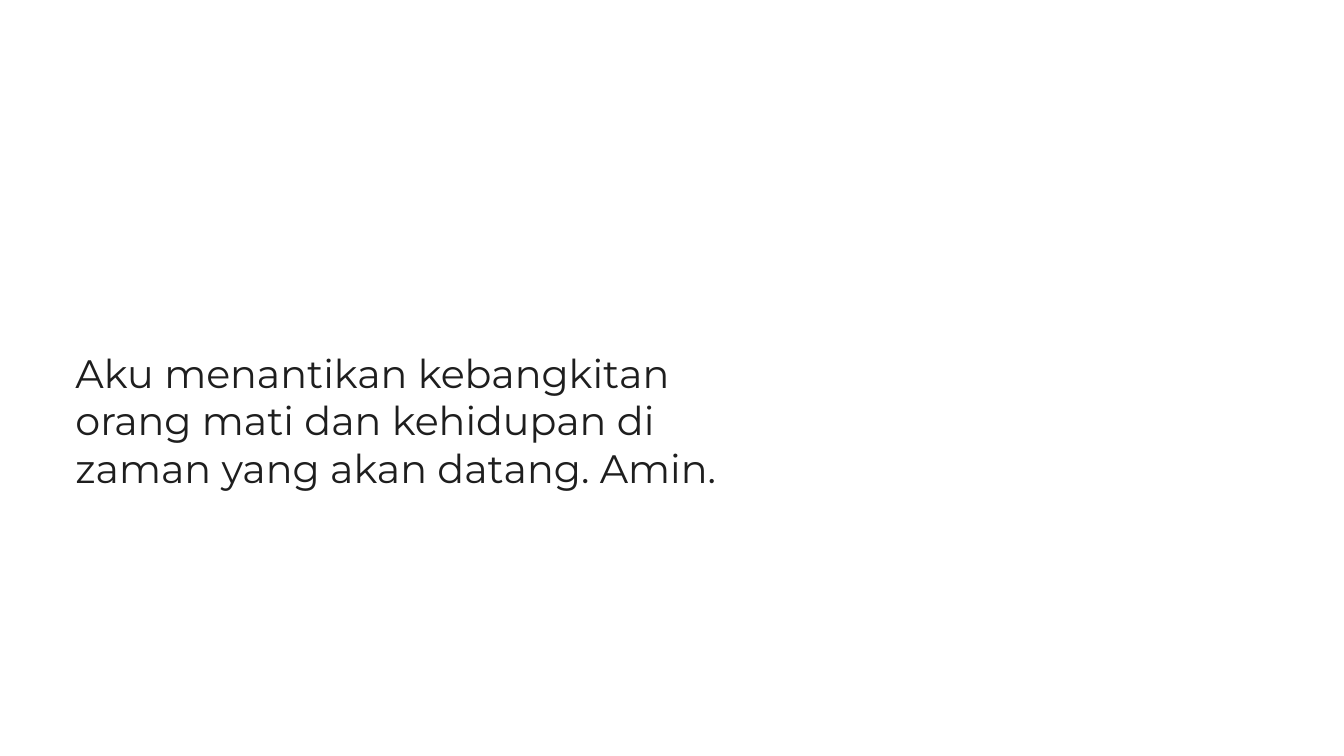
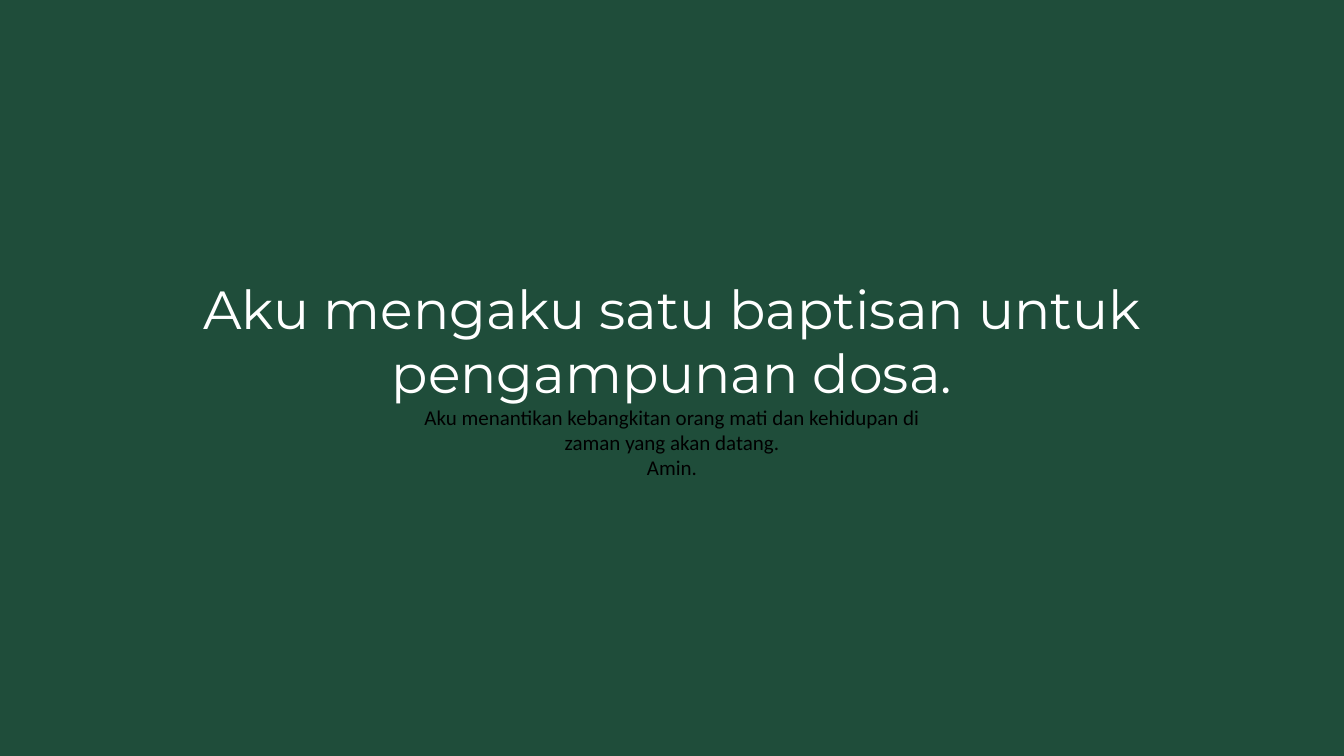
Before and after one commit to jksn23/slide-generator, a slide deck: slide 48 of Ibadah v2.pptx (slide 56 before the commit). Drawn at 1344x756 pixels with LibreOffice and Linux fonts; fonts in the diff are those of the drawing. Boxes give left, top, right and bottom in pixels: in the first picture for what was removed or moved away, otherwise in the second. Text is boxed around its words. In the diff, an @@ line names an element or a change of style, - is before the commit and + after.

```diff
--- a/Ibadah v2.pptx
+++ b/Ibadah v2.pptx
@@ background #FFFFFF to #1F4D3A @@
@@ text at (x1=204, y1=289, x2=1140, y2=475): text changed; size 34 to 18 pt; font Montserrat to Calibri; text colour #1E1E1E to #000000 @@
-Aku menantikan kebangkitan orang mati dan kehidupan di zaman yang akan datang. Amin.
+Aku mengaku satu baptisan untuk pengampunan dosa.
+Aku menantikan kebangkitan orang mati dan kehidupan di
+zaman yang akan datang.
+Amin.
```
Also in this commit, not shown: 90 other slides changed, 6 slides added, 45 slides removed, 13 other files.
